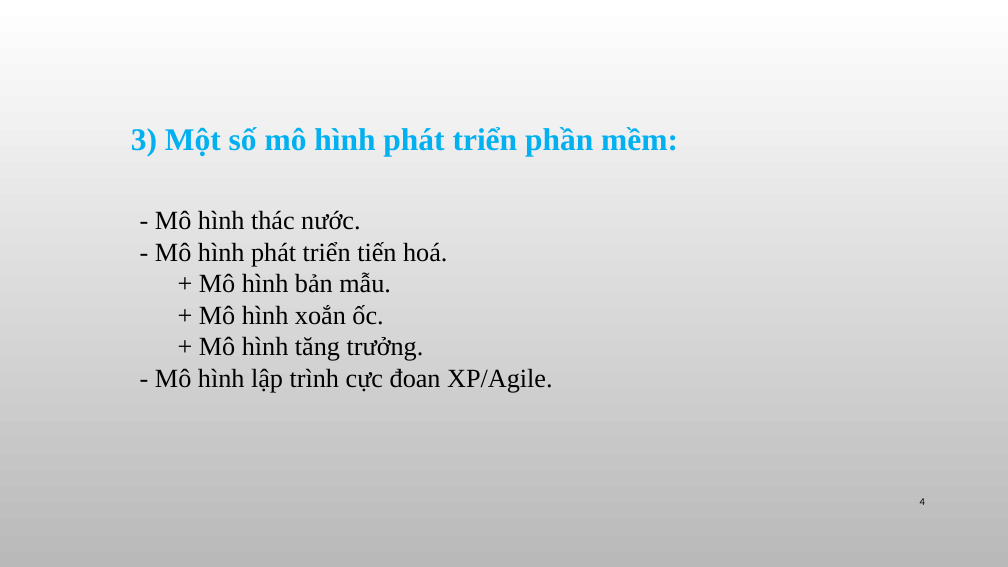
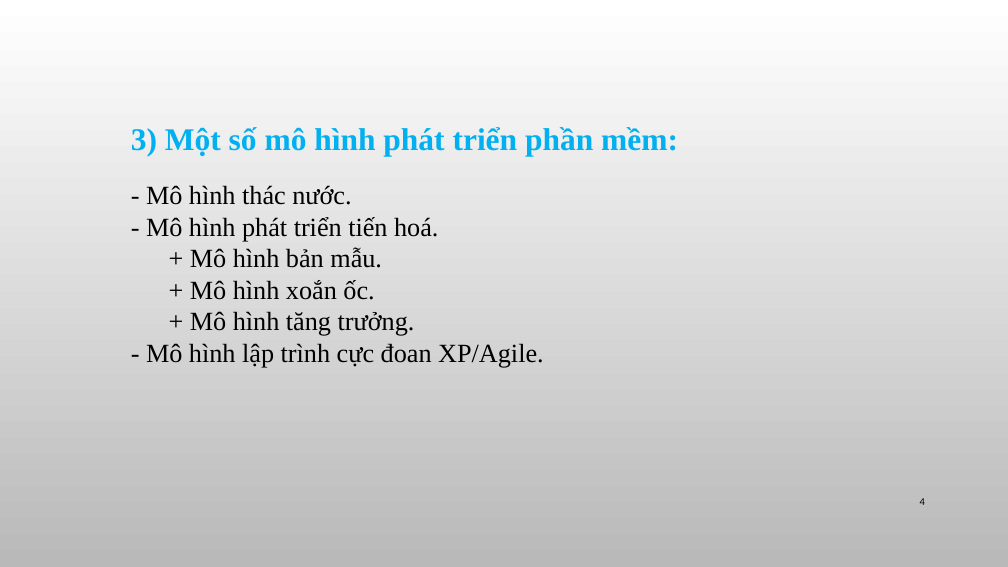
Before and after one commit to helloworldnmcnpm/studentmanagermentprogram, a slide deck: slide 4 of SEMINAR/Seminar.pptx. Drawn at 1008x567 pixels with LibreOffice and Linux fonts; fonts in the diff are those of the drawing; background and template pictures are left out. Boxes give left, top, right and bottom in pixels: in the first picture for what was removed or moved away, otherwise in the second. Text is boxed around its words. In the diff, an @@ line names an element or a change of style, - is before the commit and + after.

```diff
--- a/SEMINAR/Seminar.pptx
+++ b/SEMINAR/Seminar.pptx
@@ text "- Mô hình thác nước.": place and size @@
-text "- Mô hình thác nước." at box(155, 210, 553, 393)
+text "- Mô hình thác nước." at box(146, 185, 544, 368)
```
Also in this commit, not shown: 5 other slides changed, 1 slide added.
